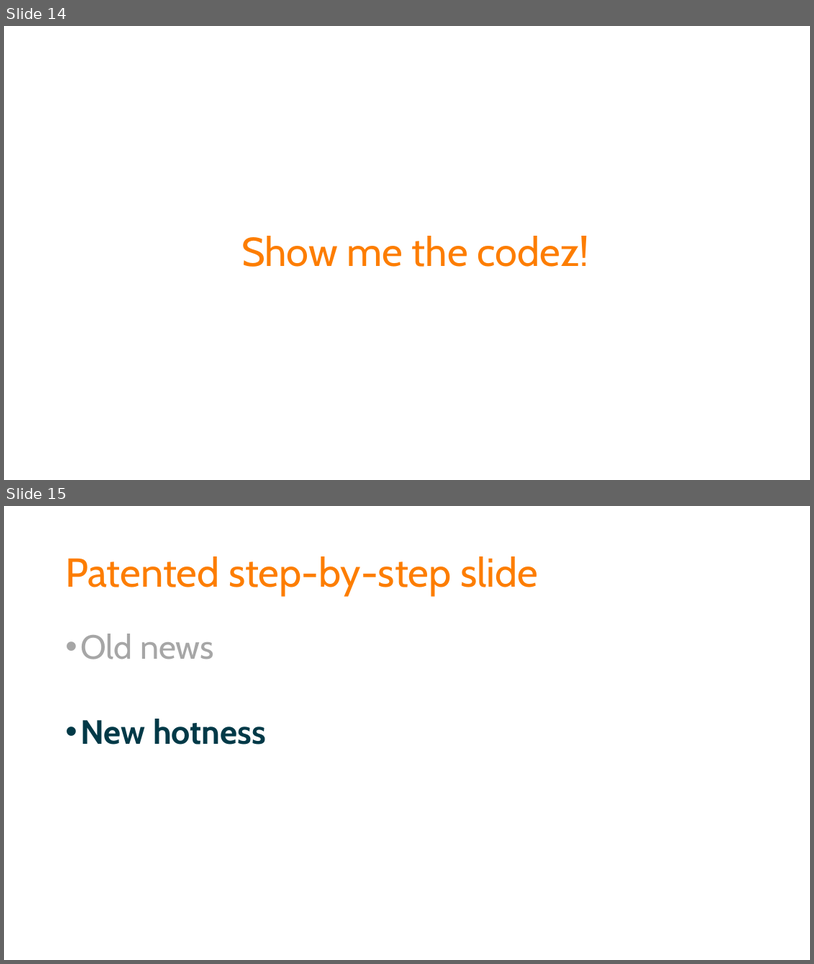
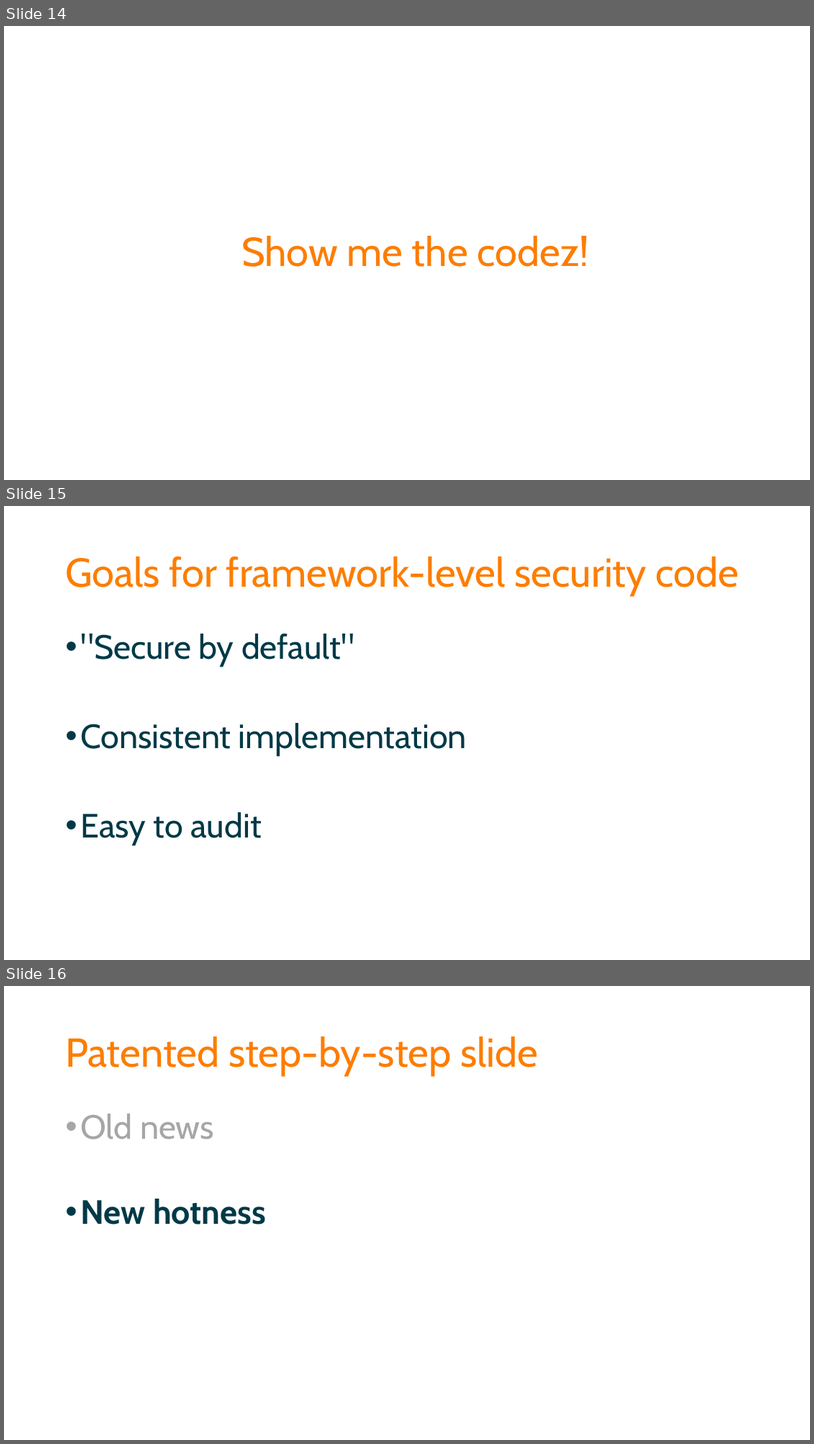
Before and after one commit to spetryjohnson/Talk---Dont-Write-Secure-Code-Design-Secure-Systems, a slide deck: Secure Systems - CodeMash 2017.pptx. Shown one above the other, each under a label of ours: slides 14 and 15 before the commit, slides 14, 15 and 16 after it. The pictures are 814x964 and 814x1444 pixels, drawn with LibreOffice and Linux fonts; fonts in the diff are those of the drawing. Boxes give left, top, right and bottom in pixels: in the first picture for what was removed or moved away, otherwise in the second. Text is boxed around its words. In the diff, an @@ line names an element or a change of style, - is before the commit and + after.

```diff
--- a/Secure Systems - CodeMash 2017.pptx
+++ b/Secure Systems - CodeMash 2017.pptx
@@ slide 15 added at [4, 506, 810, 960], background #FFFFFF @@
@@ title added at [65, 556, 740, 596], 48 pt, text #FD7D00 @@
+Goals for framework-level security code
@@ text added at [80, 633, 467, 845], 40 pt, text #013947 @@
+• "Secure by default"
+• Consistent implementation
+• Easy to audit
@@ what was slide 15 is now slide 16 @@
```
Also in this commit, not shown: 9 other slides added, 1 other file.
